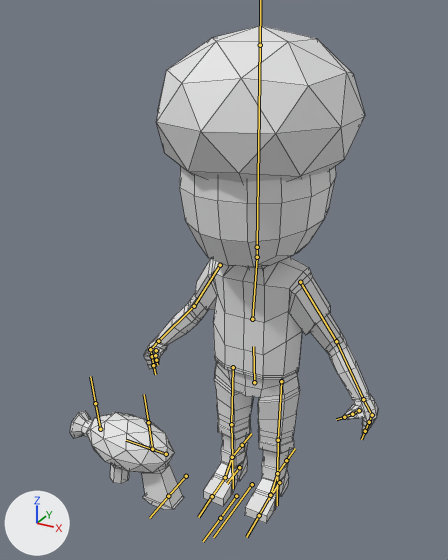
Two versions of the FBX model ChromaneersUnityProject/Assets/3D Models/Completed3DModelsPlayers/CoopYellowCharacter.fbx, one commit apart.
The view is the same before and after, from a 50 mm camera at (7.14, -14.98, 14.86) aimed at (-0.44, -1.2, 7.97). The axes (+X, +Y, +Z) are drawn at lower left. The lights are the same throughout. The bones that bend it are drawn over the model as lines. Mesh edges are drawn as thin lines.

Objects in the first picture: 'Cube', 'Gun'.
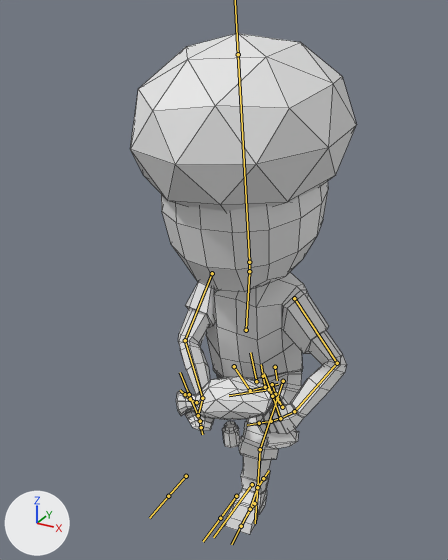
The newer file adds an action. The first version stands in its rest pose; the second is drawn at frame 2 of the action 'Armature|MoveCycleBackwards'.

Boxes [x1, y1, x2, y2] around the edits, measured in the pictures (448 x 560 px):
'Cube', posed: before [144, 26, 378, 523]; after [130, 33, 356, 534]
'Gun', posed (8% wider, 26% shorter): before [70, 411, 184, 510]; after [176, 376, 299, 449]
bone 'Stomach', root to tip: before (254, 382) to (253, 346); after (256, 381) to (250, 352)
bone 'Chest', root to tip: before (252, 319) to (257, 257); after (246, 330) to (249, 272)
bone 'Head', root to tip: before (257, 247) to (260, 45); after (249, 262) to (238, 54)
bone 'Upper Arm.L', root to tip: before (300, 282) to (336, 341); after (294, 298) to (337, 363)
bone 'Lower Arm.L', root to tip: before (336, 341) to (363, 399); after (337, 363) to (294, 411)
bone 'Hand.L', root to tip: before (363, 399) to (370, 412); after (294, 411) to (283, 417)
bone 'Thumb02.L', root to tip: before (352, 414) to (344, 417); after (277, 398) to (270, 391)
bone 'Upper Arm.R', root to tip: before (220, 265) to (194, 306); after (212, 273) to (185, 340)
bone 'Lower Arm.R', root to tip: before (194, 306) to (158, 341); after (185, 340) to (202, 398)
bone 'Hand.R.001', root to tip: before (158, 341) to (151, 348); after (202, 398) to (199, 412)
bone 'Upper Leg.L', root to tip: before (281, 381) to (278, 440); after (283, 381) to (260, 449)
bone 'Lower Leg.L', root to tip: before (278, 440) to (277, 473); after (260, 449) to (257, 487)
bone 'Upper Leg.R', root to tip: before (233, 367) to (231, 424); after (234, 366) to (250, 390)
bone 'Lower Leg.R', root to tip: before (231, 424) to (232, 457); after (250, 390) to (265, 387)
bone 'Leg Control.L', root to tip: before (279, 482) to (268, 499); after (254, 503) to (246, 515)
bone 'Leg Control.R', root to tip: before (239, 467) to (227, 483); after (275, 367) to (277, 380)
bone 'Weapon', root to tip: before (166, 454) to (126, 440); after (269, 389) to (229, 395)
bone 'WeaponHandle1', root to tip: before (100, 429) to (95, 403); after (198, 415) to (189, 394)
bone 'WeaponHandle2', root to tip: before (152, 449) to (148, 422); after (280, 418) to (272, 396)

Patch to the scene script:
```diff
--- a/ChromaneersUnityProject/Assets/3D Models/Completed3DModelsPlayers/CoopYellowCharacter.fbx.py
+++ b/ChromaneersUnityProject/Assets/3D Models/Completed3DModelsPlayers/CoopYellowCharacter.fbx.py
@@ bone_stomach @@
 bone_stomach = bpy.data.objects['Armature'].pose.bones['Stomach']  # child of 'Root'
-bone_stomach.location = (0.0, 0.0, 0.0)
-bone_stomach.rotation_quaternion = (1.0, 0.0, 0.0, 0.0)  # degrees (0, 0, 0)
+bone_stomach.location = (-0.07, 0.06, 0.01)
+bone_stomach.rotation_quaternion = (0.992, -0.125, -0.004, 0.002)  # degrees (-14, 0, 0)
@@ bone_chest @@
 bone_chest = bpy.data.objects['Armature'].pose.bones['Chest']  # child of 'Stomach'
-bone_chest.rotation_quaternion = (1.0, 0.0, 0.0, 0.0)  # degrees (0, 0, 0)
+bone_chest.rotation_quaternion = (0.999, -0.037, -0.004, -0.035)  # degrees (-4, -1, -4)
@@ bone_head @@
 bone_head = bpy.data.objects['Armature'].pose.bones['Head']  # child of 'Neck'
-bone_head.rotation_quaternion = (1.0, 0.0, 0.0, 0.0)  # degrees (0, 0, 0)
+bone_head.rotation_quaternion = (0.999, 0.033, 0.007, -0.04)  # degrees (4, 1, -5)
@@ bone_upper_arm_l @@
 bone_upper_arm_l = bpy.data.objects['Armature'].pose.bones['Upper Arm.L']  # child of 'Chest'
-bone_upper_arm_l.rotation_quaternion = (1.0, 0.0, 0.0, 0.0)  # degrees (0, 0, 0)
+bone_upper_arm_l.rotation_quaternion = (0.977, 0.08, -0.083, -0.181)  # degrees (11, -8, -22)
@@ bone_lower_arm_l @@
 bone_lower_arm_l = bpy.data.objects['Armature'].pose.bones['Lower Arm.L']  # child of 'Upper Arm.L'
-bone_lower_arm_l.rotation_quaternion = (1.0, 0.0, 0.0, 0.0)  # degrees (0, 0, 0)
+bone_lower_arm_l.rotation_quaternion = (0.838, -0.169, 0.099, -0.51)  # degrees (-23, 0, -63)
@@ bone_hand_l @@
 bone_hand_l = bpy.data.objects['Armature'].pose.bones['Hand.L']  # child of 'Lower Arm.L'
-bone_hand_l.rotation_quaternion = (1.0, 0.0, 0.0, 0.0)  # degrees (0, 0, 0)
+bone_hand_l.rotation_quaternion = (0.944, 0.186, -0.069, -0.263)  # degrees (23, -2, -31)
@@ bone_thumb02_l @@
 bone_thumb02_l = bpy.data.objects['Armature'].pose.bones['Thumb02.L']  # child of 'Thumb01.L'
-bone_thumb02_l.rotation_quaternion = (1.0, 0.0, 0.0, 0.0)  # degrees (0, 0, 0)
+bone_thumb02_l.rotation_quaternion = (0.963, -0.178, 0.16, 0.12)  # degrees (-19, 21, 11)
@@ bone_upper_arm_r @@
 bone_upper_arm_r = bpy.data.objects['Armature'].pose.bones['Upper Arm.R']  # child of 'Chest'
-bone_upper_arm_r.rotation_quaternion = (1.0, 0.0, 0.0, 0.0)  # degrees (0, 0, 0)
+bone_upper_arm_r.rotation_quaternion = (0.809, -0.142, -0.337, -0.46)  # degrees (6, -43, -62)
@@ bone_lower_arm_r @@
 bone_lower_arm_r = bpy.data.objects['Armature'].pose.bones['Lower Arm.R']  # child of 'Upper Arm.R'
-bone_lower_arm_r.rotation_quaternion = (1.0, 0.0, 0.0, 0.0)  # degrees (0, 0, 0)
+bone_lower_arm_r.rotation_quaternion = (0.934, 0.24, 0.254, 0.069)  # degrees (33, 26, 16)
@@ bone_hand_r_001 @@
 bone_hand_r_001 = bpy.data.objects['Armature'].pose.bones['Hand.R.001']  # child of 'Lower Arm.R'
-bone_hand_r_001.rotation_quaternion = (1.0, 0.0, 0.0, 0.0)  # degrees (0, 0, 0)
+bone_hand_r_001.rotation_quaternion = (0.715, -0.128, 0.652, -0.218)  # degrees (-76, 61, -83)
@@ bone_upper_leg_l @@
 bone_upper_leg_l = bpy.data.objects['Armature'].pose.bones['Upper Leg.L']  # child of 'Stomach'
-bone_upper_leg_l.rotation_quaternion = (1.0, 0.0, 0.0, 0.0)  # degrees (0, 0, 0)
+bone_upper_leg_l.rotation_quaternion = (0.89, 0.455, 0.001, -0.006)  # degrees (54, 0, -1)
@@ bone_lower_leg_l @@
 bone_lower_leg_l = bpy.data.objects['Armature'].pose.bones['Lower Leg.L']  # child of 'Upper Leg.L'
-bone_lower_leg_l.rotation_quaternion = (1.0, 0.0, 0.0, 0.0)  # degrees (0, 0, 0)
+bone_lower_leg_l.rotation_quaternion = (0.954, 0.298, 0.0, 0.0)  # degrees (35, 0, 0)
@@ bone_upper_leg_r @@
 bone_upper_leg_r = bpy.data.objects['Armature'].pose.bones['Upper Leg.R']  # child of 'Stomach'
-bone_upper_leg_r.rotation_quaternion = (1.0, 0.0, 0.0, 0.0)  # degrees (0, 0, 0)
+bone_upper_leg_r.rotation_quaternion = (0.976, -0.218, 0.002, -0.016)  # degrees (-25, 0, -2)
@@ bone_lower_leg_r @@
 bone_lower_leg_r = bpy.data.objects['Armature'].pose.bones['Lower Leg.R']  # child of 'Upper Leg.R'
-bone_lower_leg_r.rotation_quaternion = (1.0, 0.0, 0.0, 0.0)  # degrees (0, 0, 0)
+bone_lower_leg_r.rotation_quaternion = (0.981, 0.193, 0.0, 0.0)  # degrees (22, 0, 0)
@@ bone_leg_control_l @@
 bone_leg_control_l = bpy.data.objects['Armature'].pose.bones['Leg Control.L']  # child of 'Root'
-bone_leg_control_l.location = (0.0, 0.0, 0.0)
-bone_leg_control_l.rotation_quaternion = (1.0, 0.0, 0.0, 0.0)  # degrees (0, 0, 0)
+bone_leg_control_l.location = (-0.07, 1.82, -0.55)
+bone_leg_control_l.rotation_quaternion = (0.983, -0.165, -0.018, -0.078)  # degrees (-19, -4, -8)
@@ bone_leg_control_r @@
 bone_leg_control_r = bpy.data.objects['Armature'].pose.bones['Leg Control.R']  # child of 'Root'
-bone_leg_control_r.location = (0.0, 0.0, 0.0)
-bone_leg_control_r.rotation_quaternion = (1.0, 0.0, 0.0, 0.0)  # degrees (0, 0, 0)
+bone_leg_control_r.location = (0.07, -2.63, -2.73)
+bone_leg_control_r.rotation_quaternion = (0.534, 0.844, -0.009, 0.054)  # degrees (115, -6, 2)
@@ bone_weapon @@
 bone_weapon = bpy.data.objects['Armature'].pose.bones['Weapon']
-bone_weapon.location = (0.0, 0.0, 0.0)
-bone_weapon.rotation_quaternion = (1.0, 0.0, 0.0, 0.0)  # degrees (0, 0, 0)
+bone_weapon.location = (-0.11, -0.85, -3.45)
+bone_weapon.rotation_quaternion = (0.978, 0.171, -0.03, 0.119)  # degrees (19, -6, 13)
@@ bone_weaponhandle1 @@
 bone_weaponhandle1 = bpy.data.objects['Armature'].pose.bones['WeaponHandle1']  # child of 'Weapon'
-bone_weaponhandle1.location = (0.0, 0.0, 0.0)
+bone_weaponhandle1.location = (-0.35, -0.58, -0.11)
@@ bone_weaponhandle2 @@
 bone_weaponhandle2 = bpy.data.objects['Armature'].pose.bones['WeaponHandle2']  # child of 'Weapon'
-bone_weaponhandle2.location = (0.0, 0.0, 0.0)
+bone_weaponhandle2.location = (0.45, -0.79, 0.25)
```
